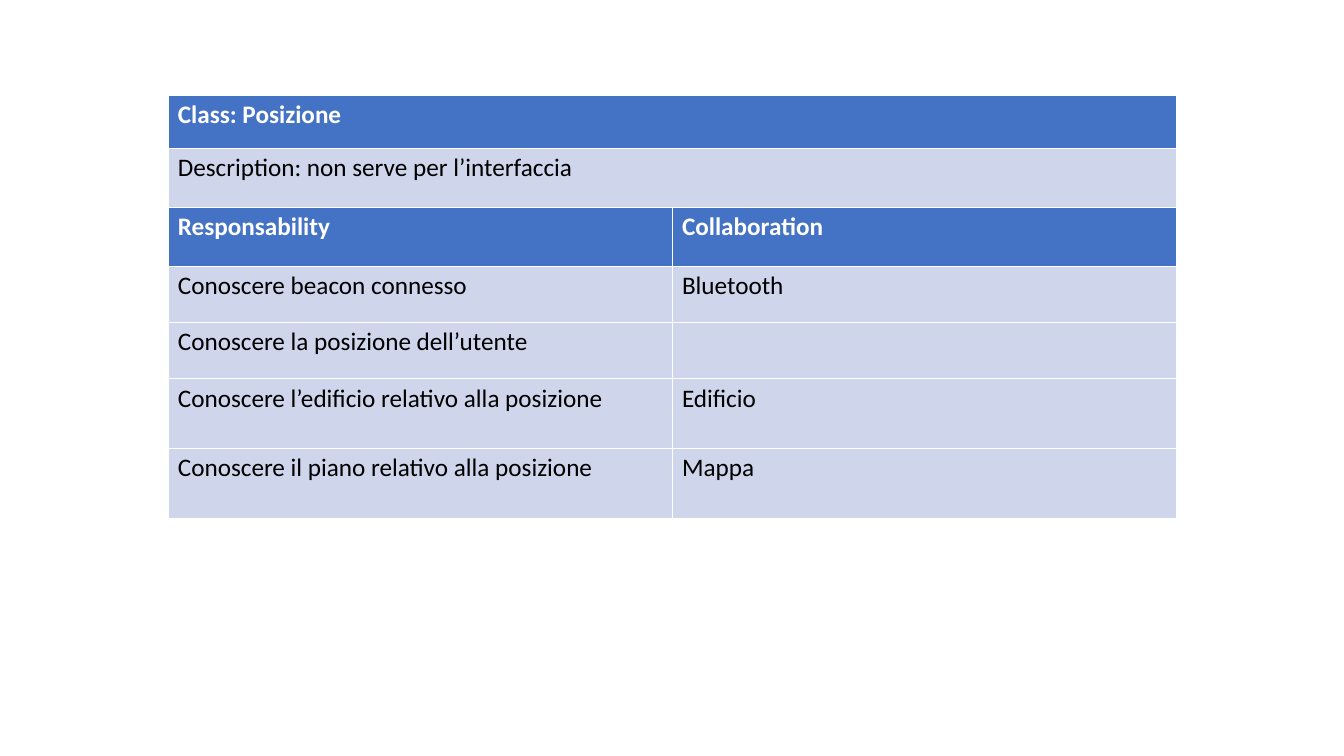
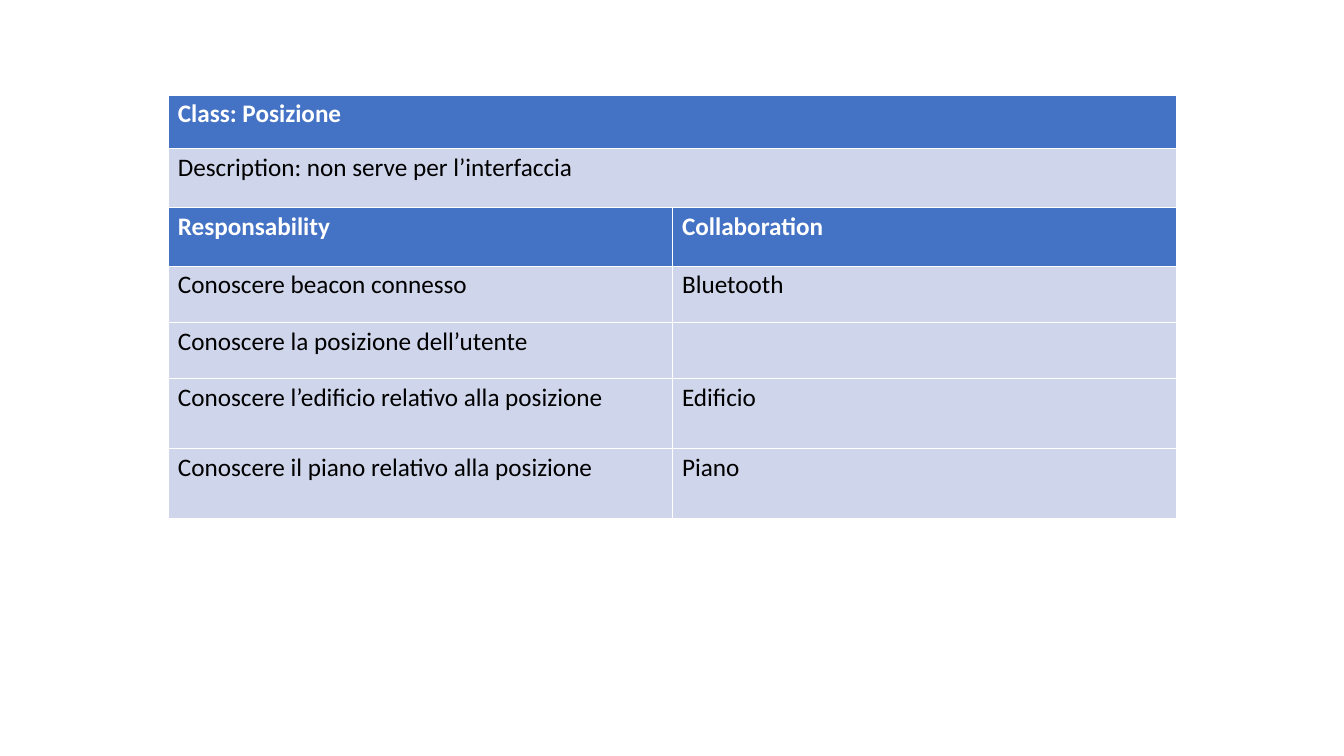
Before and after one commit to ecorradini/ProgettoIDS, a slide deck: slide 11 of AnalisiRequisiti/CRC/UT2/CRC_UT2.ppt. Drawn at 1344x756 pixels with LibreOffice and Linux fonts; fonts in the diff are those of the drawing. Boxes give left, top, right and bottom in pixels: in the first picture for what was removed or moved away, otherwise in the second. Text is boxed around its words. In the diff, an @@ line names an element or a change of style, - is before the commit and + after.

```diff
--- a/AnalisiRequisiti/CRC/UT2/CRC_UT2.ppt
+++ b/AnalisiRequisiti/CRC/UT2/CRC_UT2.ppt
@@ table at [168,207,1176,518] @@
-row 5, column 2: Mappa
+row 5, column 2: Piano
@@ line spacing 0.96 to 0.94 @@
@@ borders changed @@
```
Also in this commit, not shown: 10 other slides changed.
